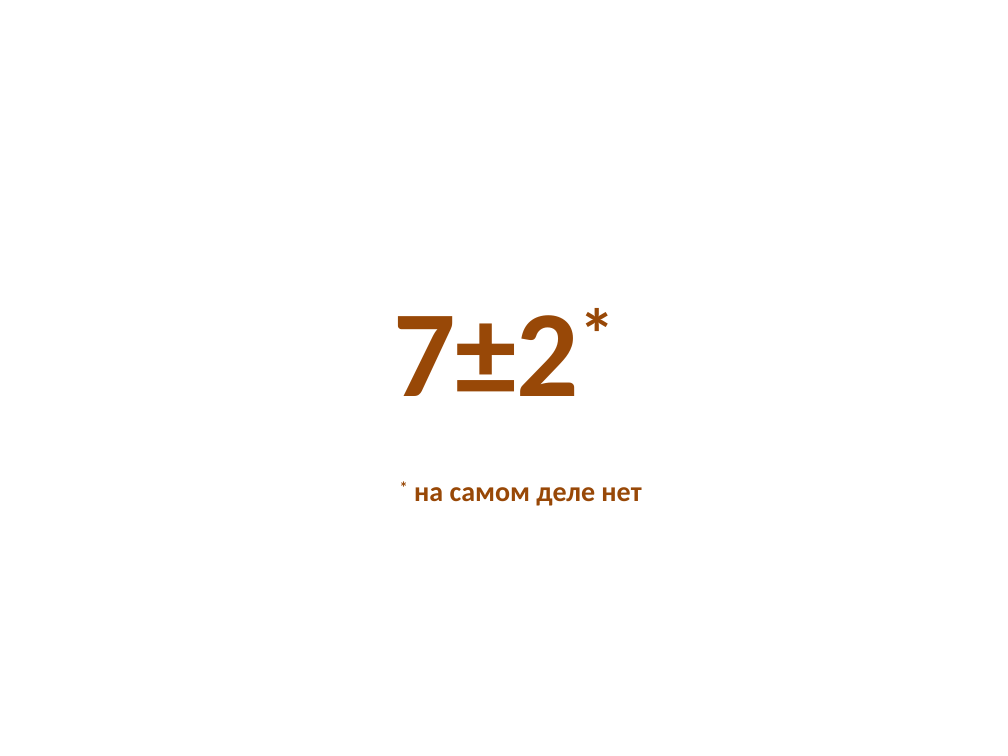
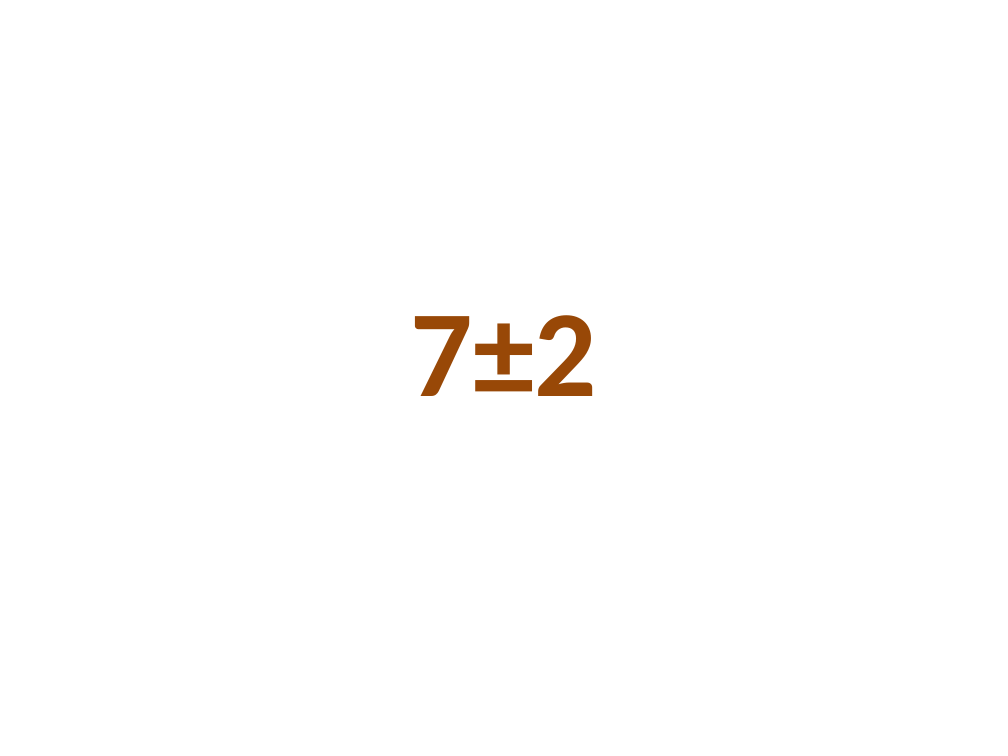
Before and after one commit to kontur-edu/intern-2014, a slide deck: slide 22 of 01-CleanCode/CleanCode.pptx. Drawn at 1008x756 pixels with LibreOffice and Linux fonts; fonts in the diff are those of the drawing. Boxes give left, top, right and bottom in pixels: in the first picture for what was removed or moved away, otherwise in the second. Text is boxed around its words. In the diff, an @@ line names an element or a change of style, - is before the commit and + after.

```diff
--- a/01-CleanCode/CleanCode.pptx
+++ b/01-CleanCode/CleanCode.pptx
@@ title at (411, 315, 597, 396): text changed @@
-7±2*
+7±2
@@ text removed at (414, 487, 641, 506) @@
-* на самом деле нет
```
Also in this commit, not shown: 13 other slides changed, 6 slides added, 1 slide removed, 8 other files.
